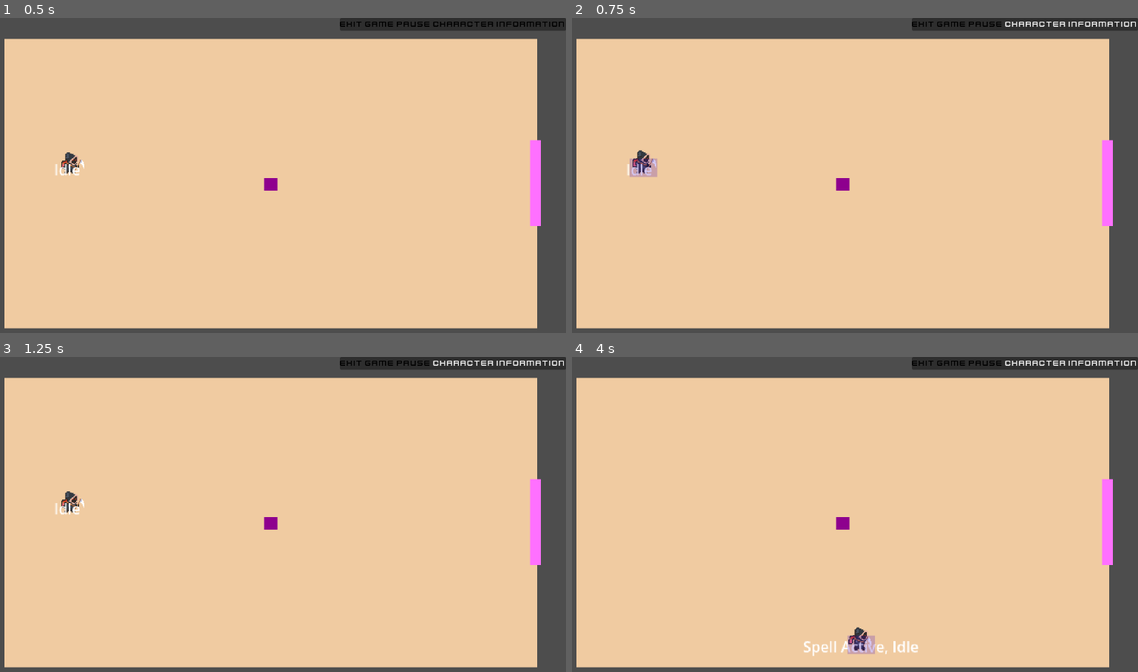
Above: before the commit, frames 1-4 (two rows, left to right).
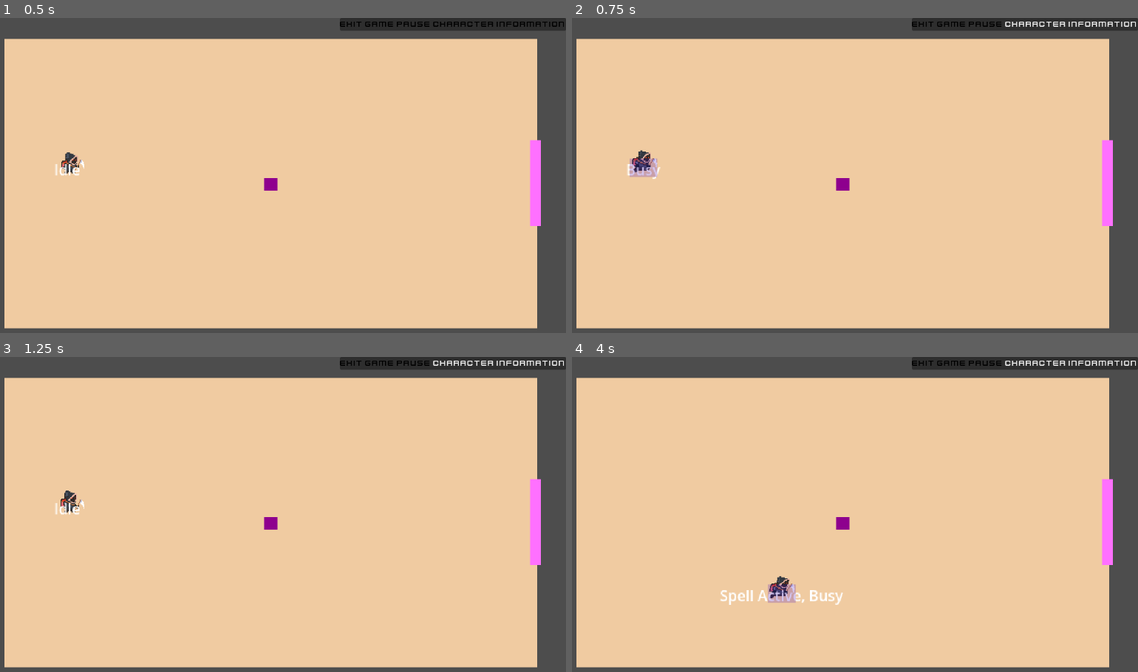
Above: after the commit, the same moments.

Repository: mabanana/MagicPE
Game: Godot game, scene res://Scenes/Menus/Main.tscn
Two runs of this game, one before a commit and one after it. Both use one fixed random seed, a clock stepped at 60 frames per second and the inputs below.
Inputs (mouse positions are in pixels of both pictures, inside the frame that each line leads up to):
- Up to frame 1 (0.5 s): no input
- Up to frame 2 (0.75 s): click "Character Information" at 0.5 s
- Up to frame 3 (1.25 s): no input
- Up to frame 4 (4 s): click "Pause" at 1.25 s; move the mouse to (973, 505) at 2.02 s; press the mouse at (973, 505) at 2.03 s; hold Right (ui_right) 2.03-2.78 s; move the mouse to (724, 539) at 2.77 s; release the mouse at (724, 539) at 2.78 s; hold Down (ui_down) 2.78-3.53 s; click (724, 539) at 2.85 s; tap Enter (ui_accept) at 3.02 s; move the mouse to (900, 448) at 3.52 s; hold Right (ui_right) from 3.53 s (still down); hold Right mouse button (secondary_interact) from 3.53 s (still down); click (900, 448) at 3.8 s

Frame 1 is identical in both runs. In frame 2, 0.2% of the frame differs, in the area x 10-16%, y 41-52%; in frame 3, less than 0.1%; in frame 4, 1.2%, in the area x 26-62%, y 69-95%.

Commit message:
Update Movement

Diff:
--- a/Scripts/Defaults/PlayerEnitity.gd
+++ b/Scripts/Defaults/PlayerEnitity.gd
@@ -54,9 +54,11 @@
 		y_direction = 0
 
 	if x_direction or y_direction:
+		var acc = (sqrt(0.5)*acceleration) if (x_direction and y_direction) else acceleration
 		velocity.x = move_toward(velocity.x, x_direction * move_speed, acceleration)
 		velocity.y = move_toward(velocity.y, y_direction * move_speed, acceleration)
-		#velocity = velocity.normalized() * move_speed
+		var curr_speed = min(velocity.length(),move_speed)
+		velocity = velocity.normalized() * curr_speed
 	else:
 		velocity.y = move_toward(velocity.y, 0, decceleration)
 		velocity.x = move_toward(velocity.x, 0, decceleration)
--- a/Scripts/Defaults/SoccerComponent.gd
+++ b/Scripts/Defaults/SoccerComponent.gd
@@ -35,16 +35,15 @@
 
 func _on_ball_entered(area):
 	var body = area.get_parent()
-	if body is Ball and state_machine.current_state is IdleState:
+	if body is Ball :
 		print("SoccerComponent:", body.name, " has been possessed")
 		body.possess(ball_marker)
-		state_machine.current_state.on_possession("Possess")
 		ball = body
 		print("SoccerComponent: has connected to ",body.name)
 
 func depossess_ball(anim_name = null):
 	if ball:
 		ball.depossess()
-	if state_machine.current_state is PossessionState:
-		state_machine.current_state.on_depossession(anim_name)
+#	if state_machine.current_state is PossessionState:
+#		state_machine.current_state.on_depossession(anim_name)
 	ball = null
--- a/Scripts/Defaults/State.gd
+++ b/Scripts/Defaults/State.gd
@@ -21,7 +21,11 @@
 func on_exit():
 	pass
 
+func on_main_interact():
+	pass
+
 func main_interact():
 	get_parent().game_component.main_interact(self)
 	if can_cast:
 		get_parent().char_component.main_interact(self)
+	on_main_interact()
--- a/Scripts/States/BusyState.gd
+++ b/Scripts/States/BusyState.gd
@@ -1,4 +1,6 @@
 extends State
+class_name BusyState
+
 var anim_name = null
 var animation_finished: bool = false
 var queued_next_state: State
--- a/Scripts/States/IdleState.gd
+++ b/Scripts/States/IdleState.gd
@@ -11,3 +11,6 @@
 	next_state = get_parent().states["Busy"]
 	next_state.anim_name = anim_name
 	next_state.queued_next_state = get_parent().states["Possession"]
+
+func on_main_interact():
+	on_possession("Possess")
--- a/Scripts/States/PossessionState.gd
+++ b/Scripts/States/PossessionState.gd
@@ -8,7 +8,8 @@
 	pass
 
 func state_process(delta):
-	pass
+	if not get_parent().game_component.ball:
+		next_state = get_parent().states["Idle"]
 
 func on_depossession(anim_name = null):
 	next_state = get_parent().states["Busy"]
